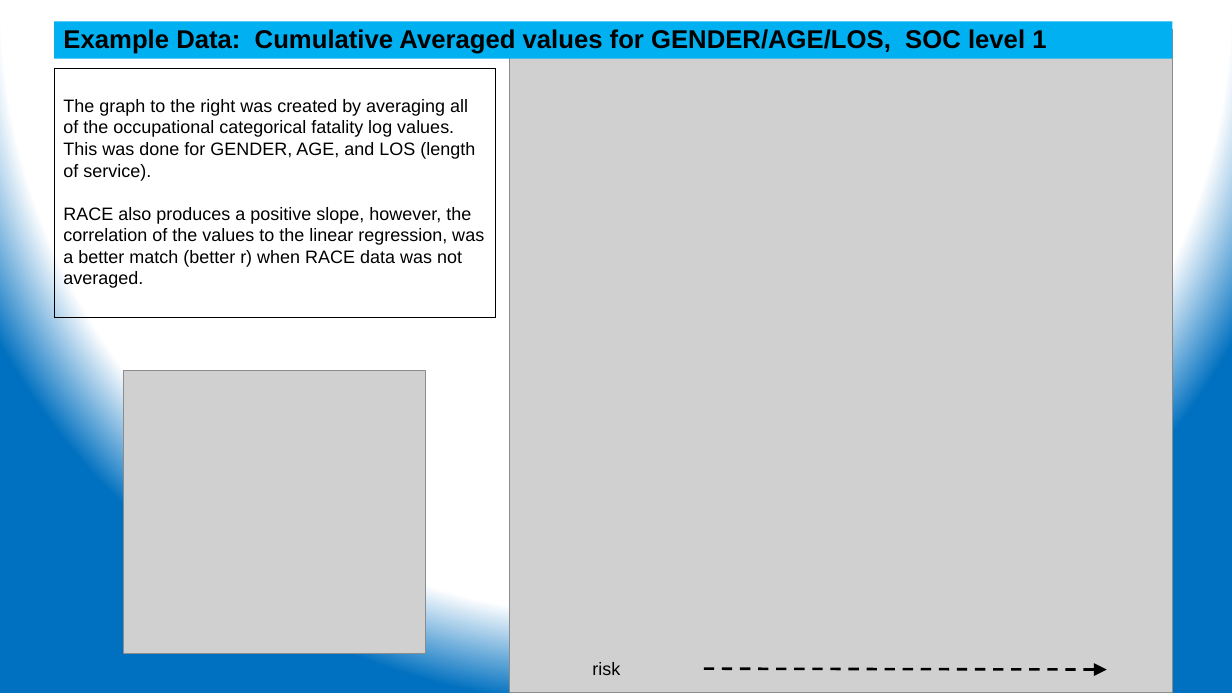
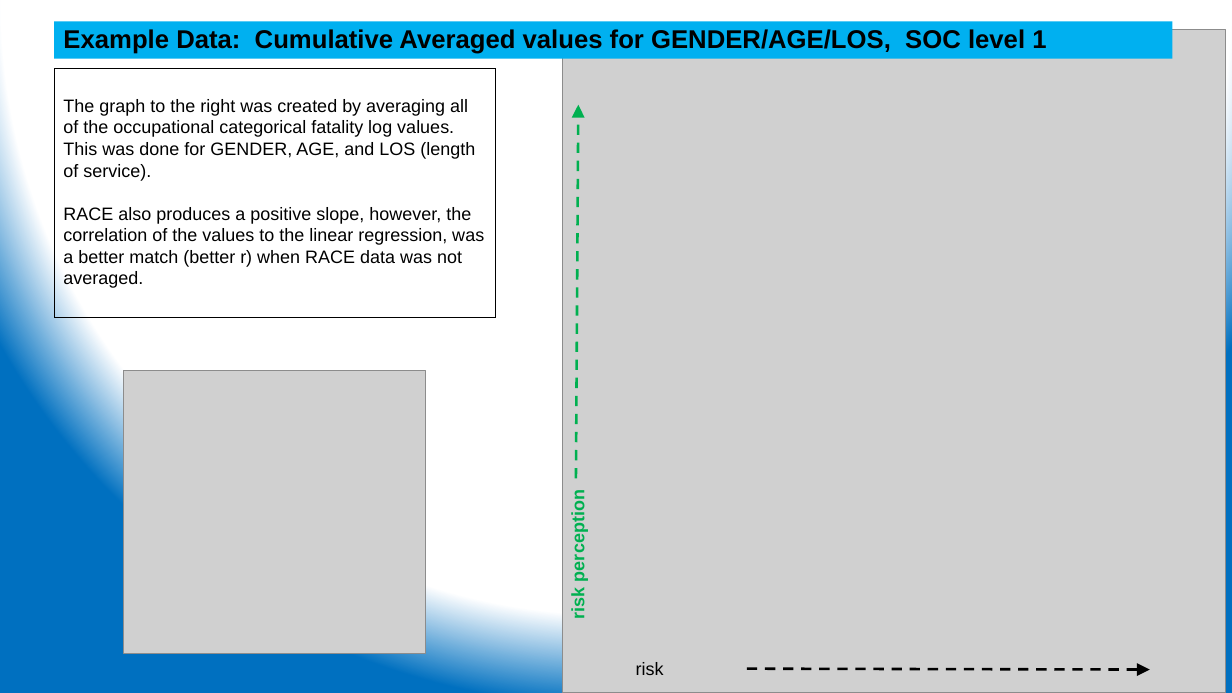
Before and after one commit to ehsintegration/yfd-phd-bls-data, a slide deck: slide 15 of D2-documentation/Data Analysis.pptx (slide 14 before the commit). Drawn at 1232x693 pixels with LibreOffice and Linux fonts; fonts in the diff are those of the drawing; grey boxes stand for pictures. Boxes give left, top, right and bottom in pixels: in the first picture for what was removed or moved away, otherwise in the second. Text is boxed around its words. In the diff, an @@ line names an element or a change of style, - is before the commit and + after.

```diff
--- a/D2-documentation/Data Analysis.pptx
+++ b/D2-documentation/Data Analysis.pptx
@@ picture: place and size @@
-picture at [509, 30, 1173, 693]
+picture at [563, 30, 1226, 693]
@@ arrow added from (576, 479) to (579, 104), #00B050 2 pt dashed @@
@@ text added at [568, 500, 588, 618], 14 pt, text #00B050, bold @@
+risk perception
@@ text "risk": place and size @@
-text "risk" at [592, 662, 620, 675]
+text "risk" at [636, 662, 664, 675]
@@ arrow moved from (704, 669) - (1107, 670) to (747, 669) - (1150, 670) @@
```
Also in this commit, not shown: 3 other slides changed, 1 slide added, 1 other file.
